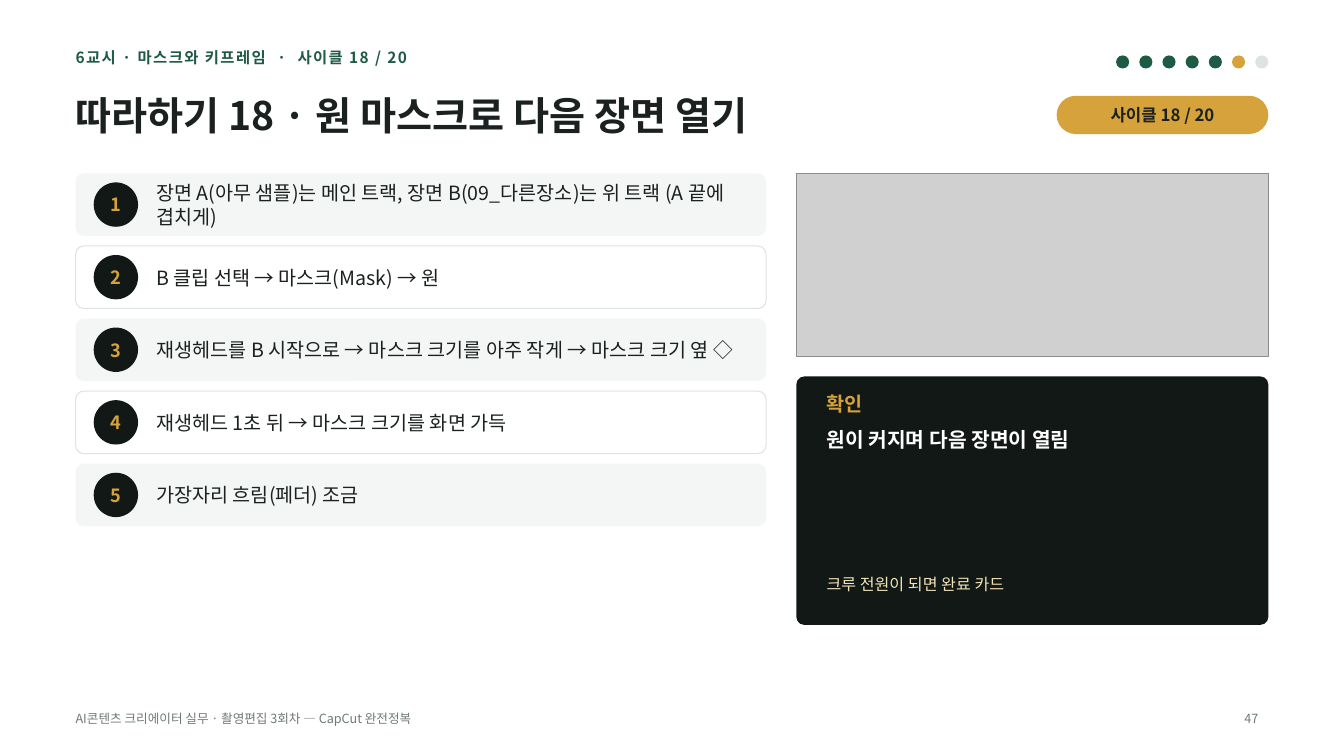
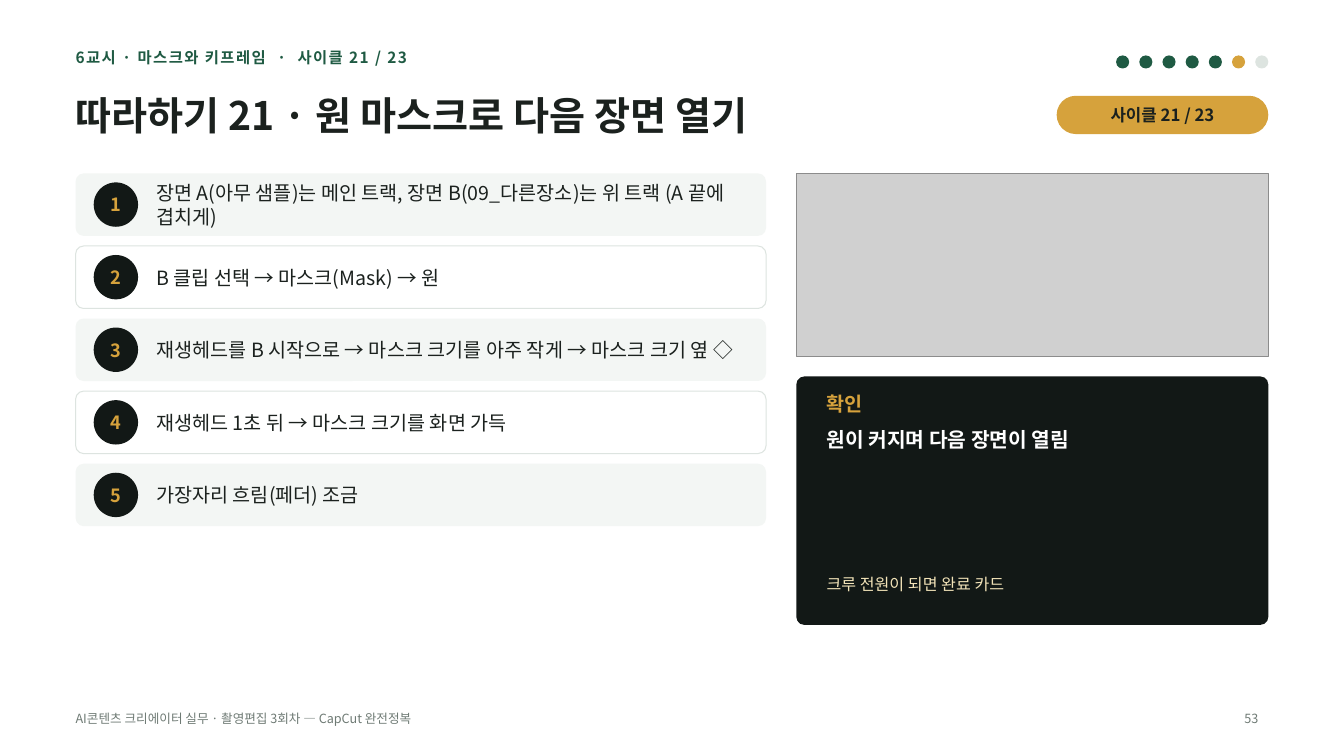
Before and after one commit to yujida/MARUBIT, a slide deck: slide 53 of lectures/03/3회차_CapCut완전정복_슬라이드.pptx (slide 47 before the commit). Drawn at 1344x756 pixels with LibreOffice and Linux fonts; fonts in the diff are those of the drawing; grey boxes stand for pictures. Boxes give left, top, right and bottom in pixels: in the first picture for what was removed or moved away, otherwise in the second. Text is boxed around its words. In the diff, an @@ line names an element or a change of style, - is before the commit and + after.

```diff
--- a/lectures/03/3회차_CapCut완전정복_슬라이드.pptx
+++ b/lectures/03/3회차_CapCut완전정복_슬라이드.pptx
@@ text at (76,50,407,65): text changed @@
-6교시 · 마스크와 키프레임 · 사이클 18 / 20
+6교시 · 마스크와 키프레임 · 사이클 21 / 23
@@ title at (76,97,747,134): text changed @@
-따라하기 18 · 원 마스크로 다음 장면 열기
+따라하기 21 · 원 마스크로 다음 장면 열기
@@ text at (1111,107,1215,123): text changed @@
-사이클 18 / 20
+사이클 21 / 23
@@ page number at (1244,713,1258,723): text changed @@
-47
+53
```
Also in this commit, not shown: 26 other slides changed, 7 slides added, 1 slide removed, 2 other files.
